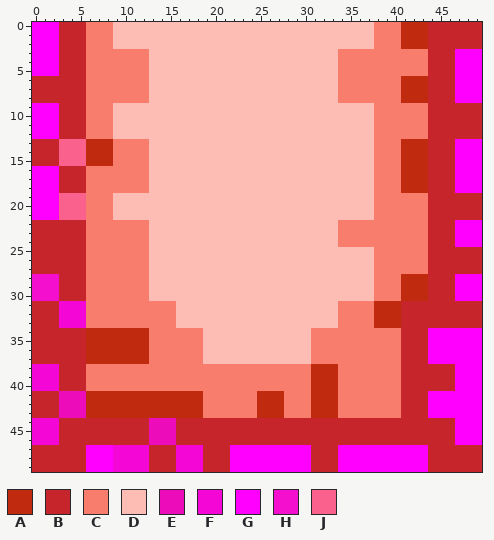
Two versions of one pixel-art sprite, image/explosion_vertical_down_last2.png. That is the earlier state.
The file is 50x50 pixels. Colours within 5 levels of each other are drawn and written as one.
Palette (. is transparent): A #c02a0e  B #c7252c  C #f97d6c  D #fdbdb5  E #ed0cb9  F #f407d6  G #ff00ff  H #f40fce  J #fa618c
The same view after the edit:
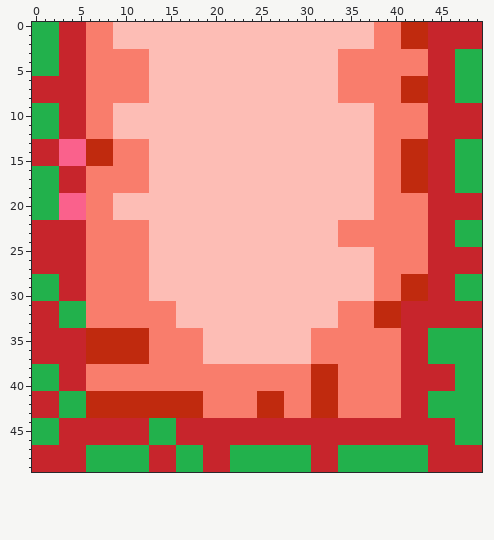
Edits made:
Colour G changes from #ff00ff to #22b14c.
Colour G replaces colour E in rows 41 to 43 at x 3 to 5; in rows 44 to 46 at x 13 to 15.
Colour G replaces colour F in rows 31 to 33 at x 3 to 5; in rows 38 to 40 at x 0 to 2; in rows 44 to 46 at x 0 to 2; in rows 47 to 49 at x 9 to 12 and 16 to 18.
Colour G replaces colour H in rows 28 to 30 at x 0 to 2.
Where, in picture pixels (left, top, right, bottom), the same in both pictures:
changed: (32, 22, 59, 76)
changed: (455, 49, 482, 103)
changed: (32, 103, 482, 472)
